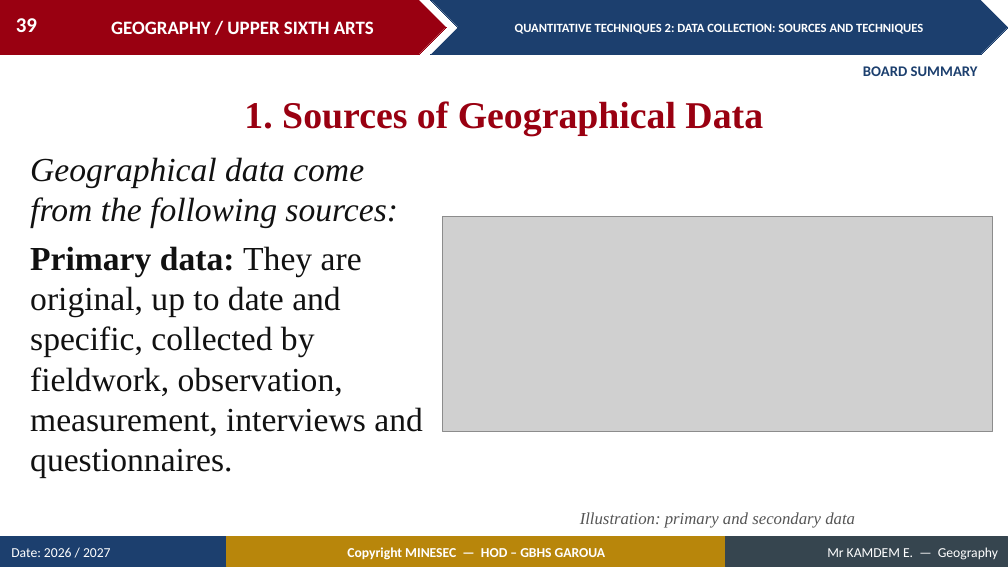
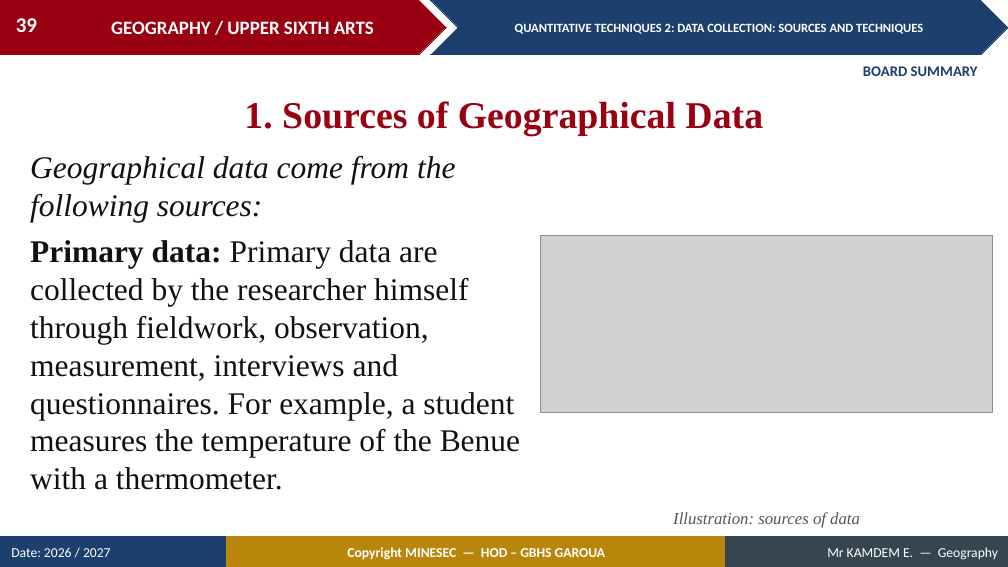
Before and after one commit to Berthautk/linea-github, a slide deck: slide 39 of lecons/USA/Practical Geography/11_USA_PRA_QT02_Data_Collection_Sources_and_Techniques.pptx. Drawn at 1008x567 pixels with LibreOffice and Linux fonts; fonts in the diff are those of the drawing; grey boxes stand for pictures. Boxes give left, top, right and bottom in pixels: in the first picture for what was removed or moved away, otherwise in the second. Text is boxed around its words. In the diff, an @@ line names an element or a change of style, - is before the commit and + after.

```diff
--- a/lecons/USA/Practical Geography/11_USA_PRA_QT02_Data_Collection_Sources_and_Techniques.pptx
+++ b/lecons/USA/Practical Geography/11_USA_PRA_QT02_Data_Collection_Sources_and_Techniques.pptx
@@ text at (30, 156, 455, 223): size 32 to 30 pt in "Geographical data come from the following sources:" @@
@@ picture: place and size @@
-picture at (442, 216, 993, 431)
+picture at (541, 236, 993, 413)
@@ text at (30, 240, 520, 490): text changed; size 32 to 30 pt @@
-Primary data: They are original, up to date and specific, collected by fieldwork, observation, measurement, interviews and questionnaires.
+Primary data: Primary data are collected by the researcher himself through fieldwork, observation, measurement, interviews and questionnaires. For example, a student measures the temperature of the Benue with a thermometer.
@@ text at (673, 512, 860, 528): text changed @@
-Illustration: primary and secondary data
+Illustration: sources of data
```
Also in this commit, not shown: 10 other slides changed, 4 slides added, 1 slide removed, 7 other files.
